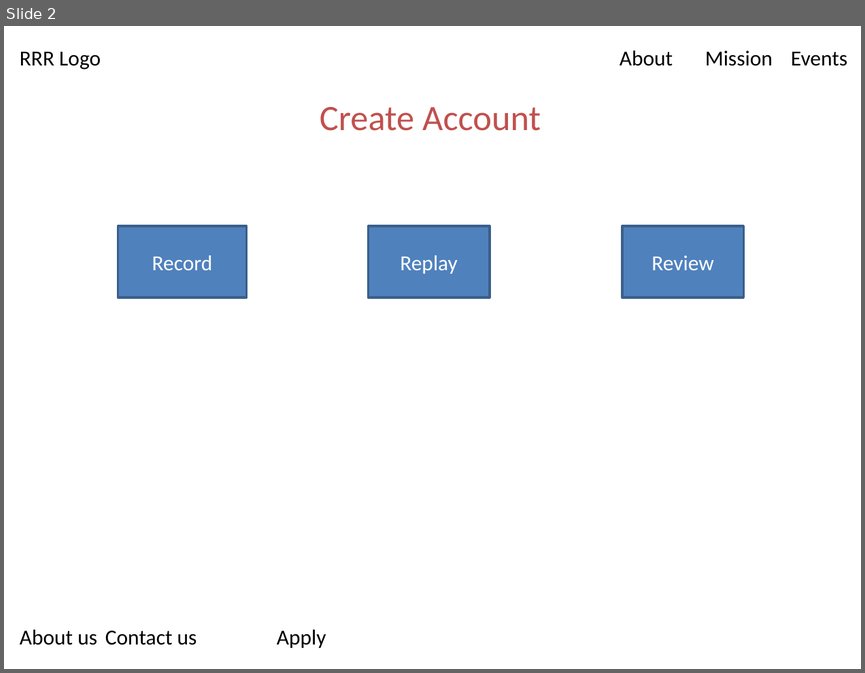
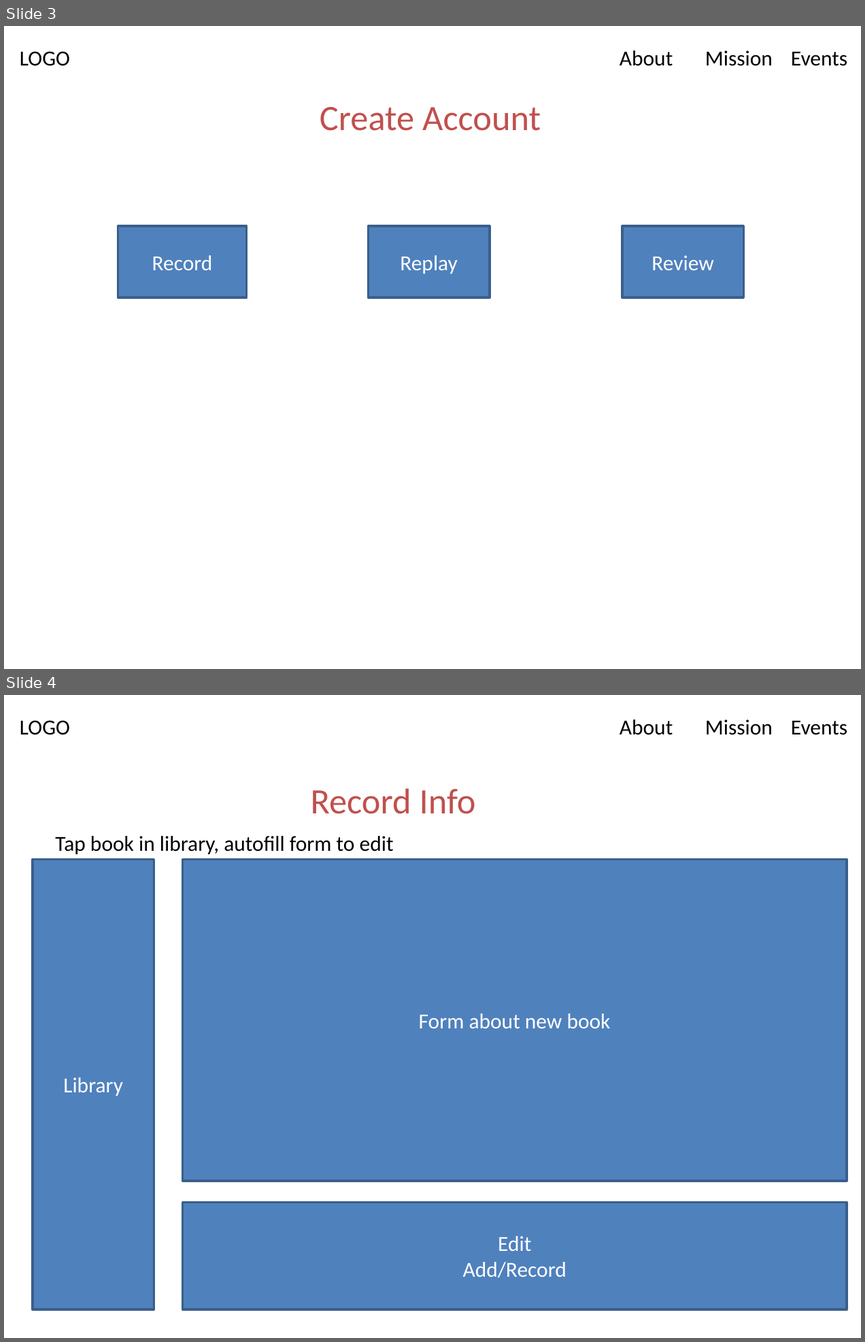
Before and after one commit to mdreid/RRR, a slide deck: Frontend design.pptx. Shown one above the other, each under a label of ours: slide 2 before the commit, slides 3 and 4 after it. The pictures are 865x673 and 865x1342 pixels, drawn with LibreOffice and Linux fonts; fonts in the diff are those of the drawing. Boxes give left, top, right and bottom in pixels: in the first picture for what was removed or moved away, otherwise in the second. Text is boxed around its words. In the diff, an @@ line names an element or a change of style, - is before the commit and + after.

```diff
--- a/Frontend design.pptx
+++ b/Frontend design.pptx
@@ slide 4 added at [4,695,861,1338], background #FFFFFF; not listed: 1 template element that a slide beside it also shows @@
@@ text added at [311,788,476,814], 30 pt, text #C0504D @@
+Record Info
@@ text added at [55,836,394,854], 18 pt, text #000000 @@
+Tap book in library, autofill form to edit
@@ rectangle added at [33,860,154,1309], fill #4F81BD, outline #3A5F8C 2 pt, 18 pt, text #FFFFFF @@
+Library
@@ rectangle added at [182,860,847,1181], fill #4F81BD, outline #3A5F8C 2 pt, 18 pt, text #FFFFFF @@
+Form about new book
@@ rectangle added at [182,1202,847,1309], fill #4F81BD, outline #3A5F8C 2 pt, 18 pt, text #FFFFFF @@
+Edit
+Add/Record
@@ what was slide 2 is now slide 3 @@
@@ slide 3 changed as well @@
@@ text at [20,50,847,66]: text changed @@
-RRR Logo About Mission Events
+LOGO About Mission Events
@@ text removed at [20,629,326,648] @@
-About us Contact us Apply
```
Also in this commit, not shown: 4 other slides changed, 3 other slides added, 1 slide removed, 4 other files.
